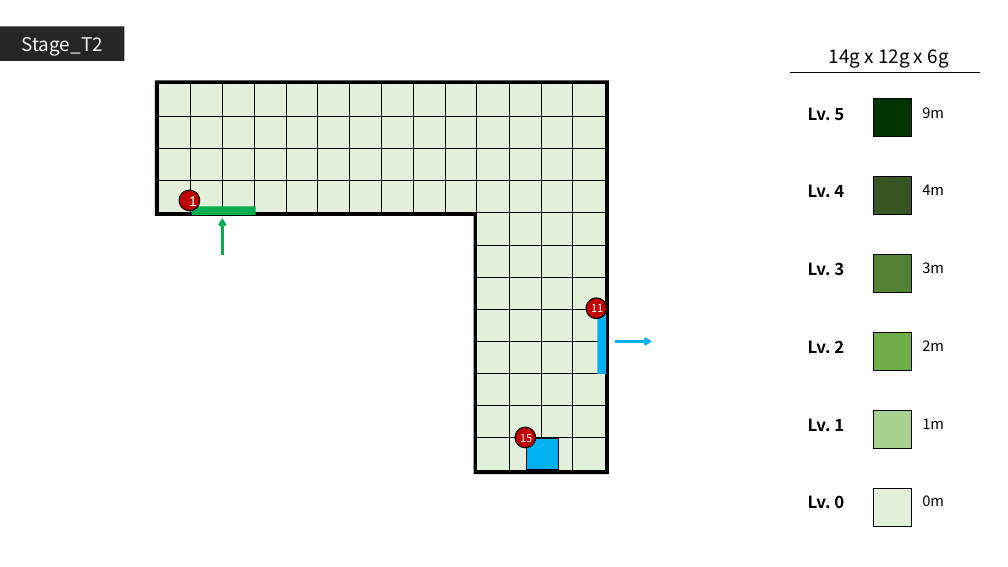
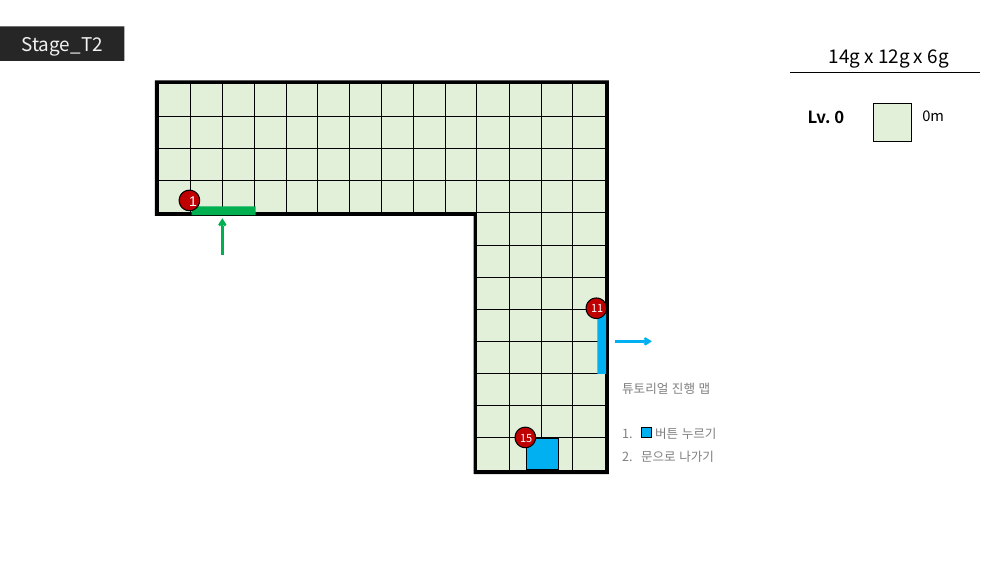
Before and after one commit to GGMGangsterHamster/GangsterHamster, a slide deck: slide 2 of Documents/Grand_Stage.pptx. Drawn at 1008x567 pixels with LibreOffice and Linux fonts; fonts in the diff are those of the drawing. Boxes give left, top, right and bottom in pixels: in the first picture for what was removed or moved away, otherwise in the second. Text is boxed around its words. In the diff, an @@ line names an element or a change of style, - is before the commit and + after.

```diff
--- a/Documents/Grand_Stage.pptx
+++ b/Documents/Grand_Stage.pptx
@@ text removed at box(808, 107, 844, 121) @@
-Lv. 5
@@ 2 texts, 1 rectangle: place and size @@
-2 texts, 1 rectangle at box(808, 488, 944, 526)
+2 texts, 1 rectangle at box(808, 104, 944, 141)
@@ rectangle removed at box(874, 98, 912, 136) @@
@@ text removed at box(922, 107, 944, 118) @@
-9m
@@ rectangle removed at box(874, 176, 912, 214) @@
@@ text removed at box(808, 184, 844, 197) @@
-Lv. 4
@@ text removed at box(922, 184, 944, 195) @@
-4m
@@ text removed at box(808, 262, 844, 276) @@
-Lv. 3
@@ rectangle removed at box(874, 254, 912, 292) @@
@@ text removed at box(922, 262, 944, 273) @@
-3m
@@ text removed at box(808, 340, 844, 353) @@
-Lv. 2
@@ rectangle removed at box(874, 333, 912, 371) @@
@@ text removed at box(922, 340, 944, 351) @@
-2m
@@ text added at box(622, 382, 717, 462), 12 pt, text #808080 @@
+튜토리얼 진행 맵
+1. 버튼 누르기
+2. 문으로 나가기
@@ text removed at box(808, 418, 844, 431) @@
-Lv. 1
@@ rectangle removed at box(874, 411, 912, 448) @@
@@ text removed at box(922, 418, 944, 429) @@
-1m
@@ rectangle added at box(642, 427, 652, 437), fill #00B0F0, outline #000000 1 pt @@
```
Also in this commit, not shown: 5 other slides changed, 1 other file.
